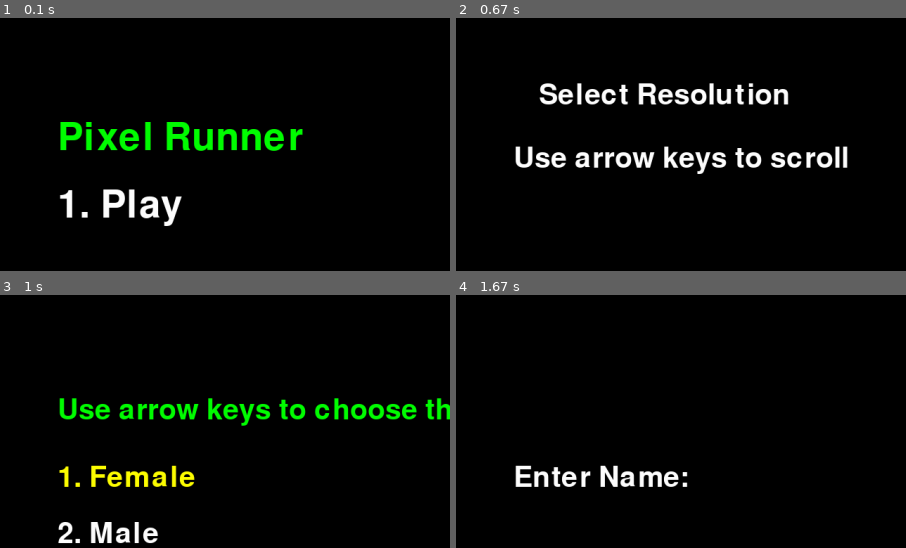
Above: before the commit, frames 1-4 (two rows, left to right).
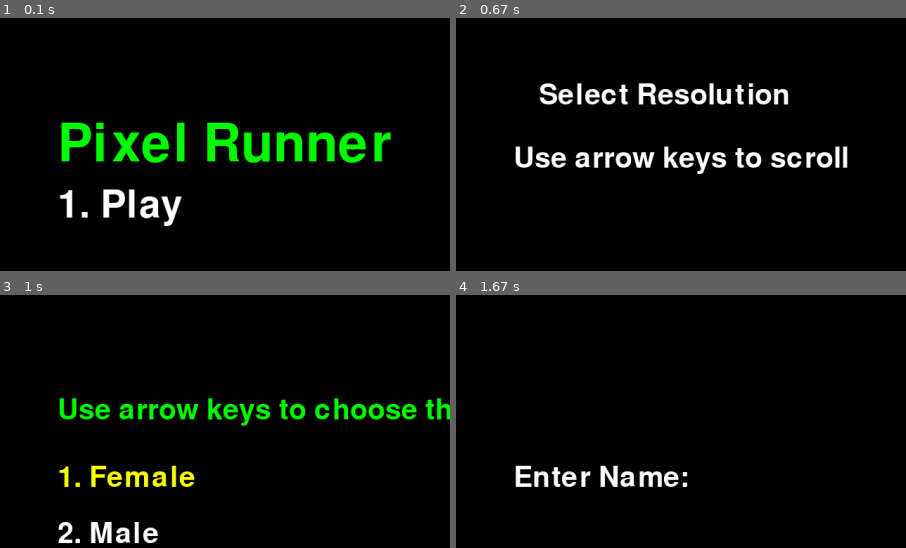
Above: after the commit, the same moments.

Repository: bmcmonigle8180/PixelRunner
Game: pygame game, started from PixelRunner.py
Same seed, same stepped clock (60 frames per second), same inputs: the game is played once before the commit and once after it.
Inputs:
- Up to frame 1 (0.1 s): no input
- Up to frame 2 (0.67 s): tap 1 at 0.33 s
- Up to frame 3 (1 s): tap Enter at 0.67 s
- Up to frame 4 (1.67 s): type "ann" at 1 s; tap Enter at 1.33 s; type "a" at 1.55 s
The pictures show only the part of the screen within x 27-77%, y 0-50%; the shares and areas given below are measured in that part.

The runs differ from the first frame. In frame 1, 5.8% of the frame differs, in the area x 13-87%, y 41-58%; in frame 2, nothing differs; in frame 3, nothing differs; in frame 4, nothing differs.

Commit message:
Adjust sound volumes and game settings

Diff:
--- a/PixelRunner.py
+++ b/PixelRunner.py
@@ -27,8 +27,8 @@
 # Set initial volumes
 sound_volumes = {
 
-    "menu_click": 1.0,
-    "jump": 0.02,
+    "menu_click": 0.7,
+    "jump": 0.0087,
     "lose": 0.2
 
 }
@@ -66,7 +66,7 @@
         random.shuffle(game_music_playlist)
     track = game_music_playlist.pop()
     pygame.mixer.music.load(track)
-    pygame.mixer.music.set_volume(0.12)
+    pygame.mixer.music.set_volume(0.18)
     pygame.mixer.music.play()
 
 def check_music():
@@ -107,11 +107,11 @@
 LEADERBOARD_FILE = "leaderboard.txt"
 
 BASE_SPEED = 6
-MAX_SPEED = 200
+MAX_SPEED = 20
 BASE_ACCEL = 0.0025
 
 MAX_SPACING = 1000
-MIN_SPACING = 150
+MIN_SPACING = 200
 OVERHEAD_HEIGHT_OFFSET = 105
 
 # ---------------- Resolution Menu ---------------- #
@@ -119,7 +119,6 @@
     info = pygame.display.Info()
     max_width = info.current_w
     max_height = info.current_h
-
     options = ["720p", "Fullscreen"]
     selected = 0
     font = pygame.font.Font(None, 60)
@@ -151,6 +150,7 @@
                 elif event.key == pygame.K_RETURN:
                     play_menu_click()
                     chosen = options[selected]
+
                     if chosen == "Fullscreen":
                         return (max_width, max_height), pygame.FULLSCREEN
                     else:
@@ -388,7 +388,7 @@
         screen.blit(font.render("Game Over", True, (255, 0, 0)), (WIDTH//3, HEIGHT//4))
         screen.blit(font.render(f"Score: {score}", True, (255,255,255)), (WIDTH//3, HEIGHT//2))
         screen.blit(font.render(f"You lost by {hit_type}!", True, (255,255,255)), (WIDTH//3, HEIGHT//2 + 80))
-        screen.blit(font.render("Press Enter to Restart", True, (0,255,0)), (WIDTH//3, HEIGHT//1.2))
+        screen.blit(font.render("Press Enter to Return to menu", True, (0,255,0)), (WIDTH//3, HEIGHT//1.2))
         pygame.display.flip()
 
         for event in pygame.event.get():
@@ -402,11 +402,12 @@
 # ---------------- Menus ---------------- #
 def main_menu():
     font = pygame.font.Font(None, 80)
+    titleFont = pygame.font.Font(None,110)
     while True:
         screen.fill((0,0,0))
         global WIDTH, HEIGHT
         WIDTH, HEIGHT = screen.get_size()
-        screen.blit(font.render("Pixel Runner", True, (0,255,0)), (WIDTH//3, HEIGHT//5))
+        screen.blit(titleFont.render("Pixel Runner", True, (0,255,0)), (WIDTH//3, HEIGHT//5))
         screen.blit(font.render("1. Play", True, (255,255,255)), (WIDTH//3, HEIGHT//3))
         screen.blit(font.render("2. Leaderboard", True, (255,255,255)), (WIDTH//3, HEIGHT//2))
         screen.blit(font.render("3. Quit", True, (255,255,255)), (WIDTH//3, HEIGHT//2 + 80))
